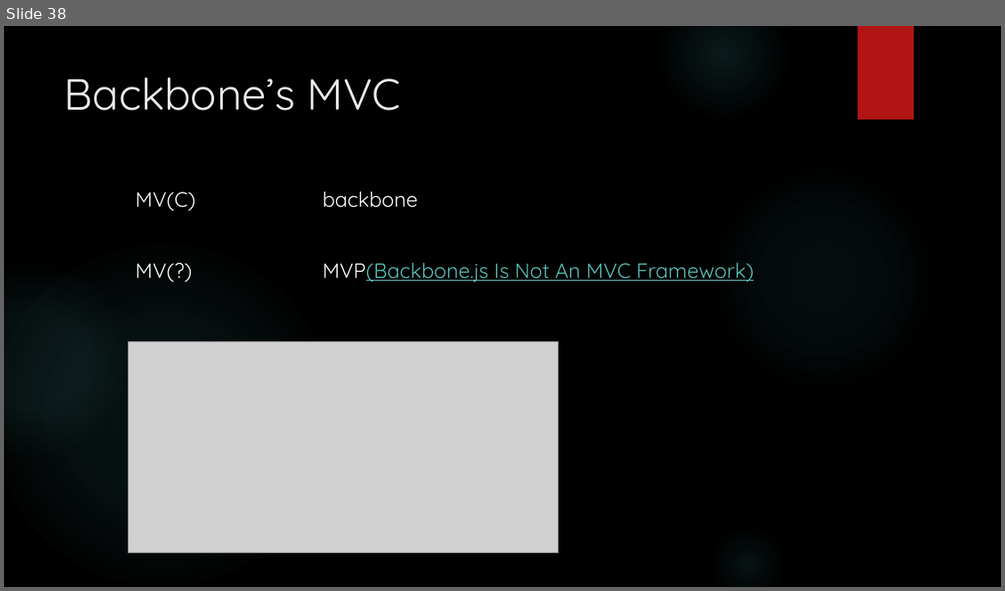
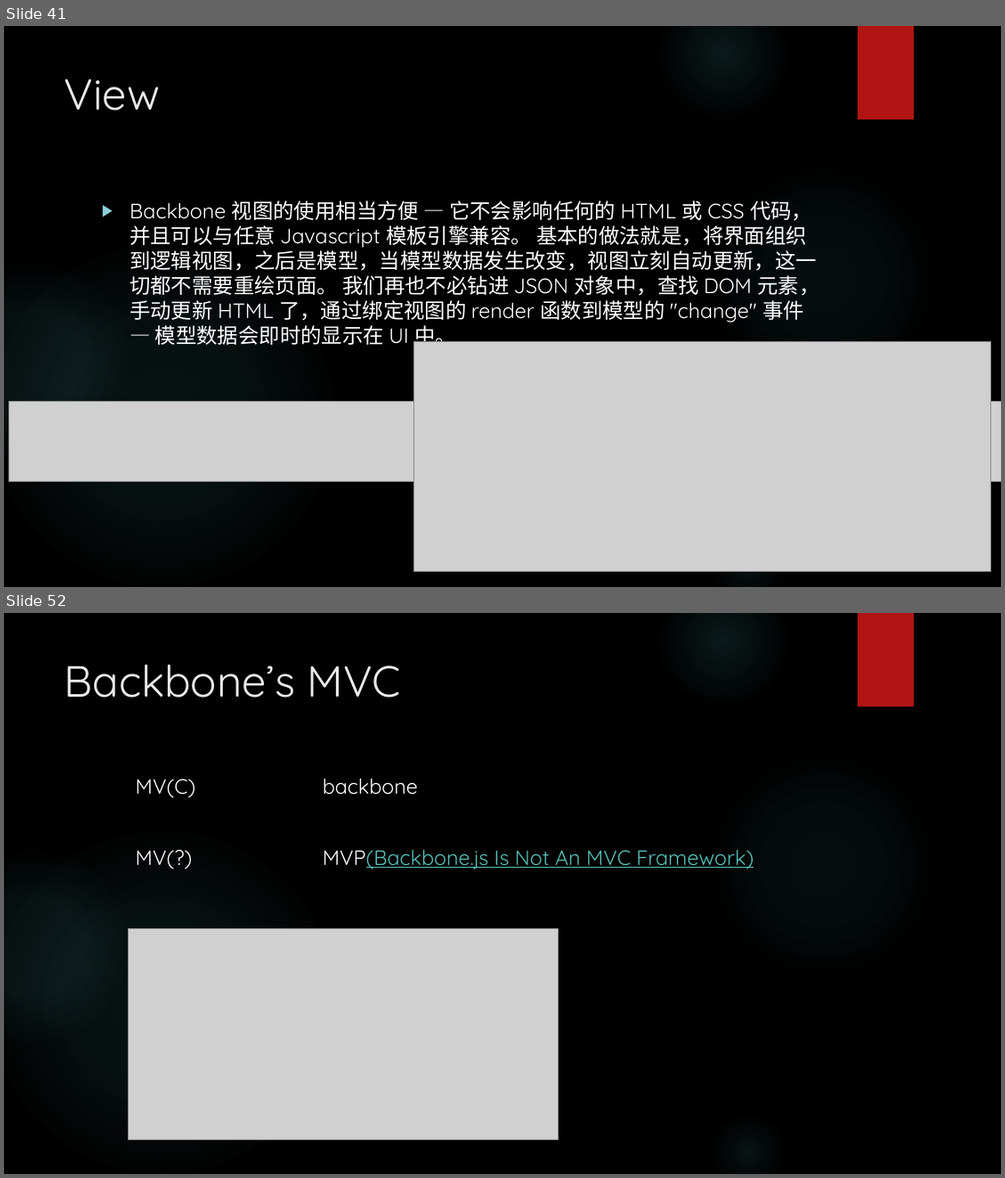
Before and after one commit to erichua23/prj, a slide deck: jsmvc/docs/Frontend MVC(EricHua).pptx. Shown one above the other, each under a label of ours: slide 38 before the commit, slides 41 and 52 after it; the slides between them are not shown. The pictures are 1005x591 and 1005x1178 pixels, drawn with LibreOffice and Linux fonts; fonts in the diff are those of the drawing; grey boxes stand for pictures; background and template pictures are left out. Boxes give left, top, right and bottom in pixels: in the first picture for what was removed or moved away, otherwise in the second. Text is boxed around its words. In the diff, an @@ line names an element or a change of style, - is before the commit and + after.

```diff
--- a/jsmvc/docs/Frontend MVC(EricHua).pptx
+++ b/jsmvc/docs/Frontend MVC(EricHua).pptx
@@ slide 41 added at [4, 26, 1001, 587], background picture (left out); not listed: 6 template elements that a slide beside it also shows @@
@@ title added at [65, 79, 160, 111], 42 pt, text #EBEBEB @@
+View
@@ text added at [129, 200, 820, 348], 20 pt, text #FFFFFF @@
+▶ Backbone 视图的使用相当方便 — 它不会影响任何的 HTML 或 CSS 代码，并且可以与任意 Javascript 模板引擎兼容。 基本的做法就是，将界面组织到逻辑视图，之后是模型，当模型数据发生改变，视图立刻自动更新，这一切都不需要重绘页面。 我们再也不必钻进 JSON 对象中，查找 DOM 元素，手动更新 HTML 了，通过绑定视图的 render 函数到模型的 "change" 事件 — 模型数据会即时的显示在 UI 中。
@@ picture added at [413, 342, 990, 572] @@
@@ picture added at [9, 402, 1001, 482] @@
@@ what was slide 38 is now slide 52 @@
```
Also in this commit, not shown: 19 slides changed, 28 other slides added, 19 slides removed.
